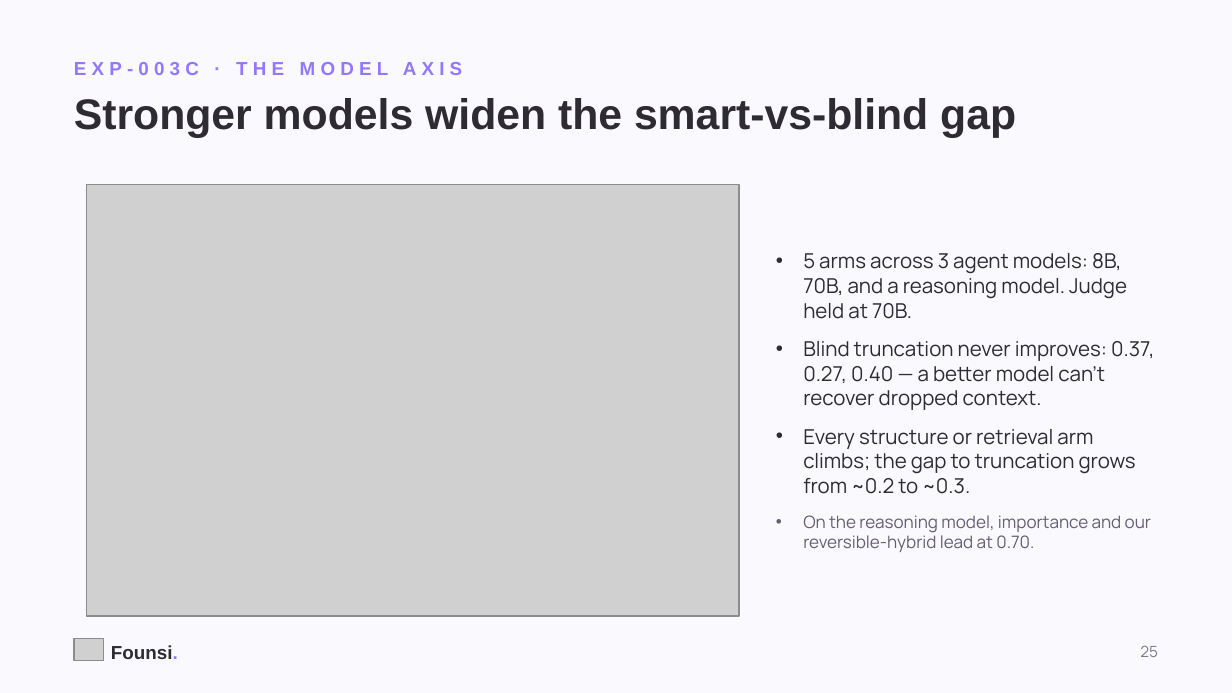
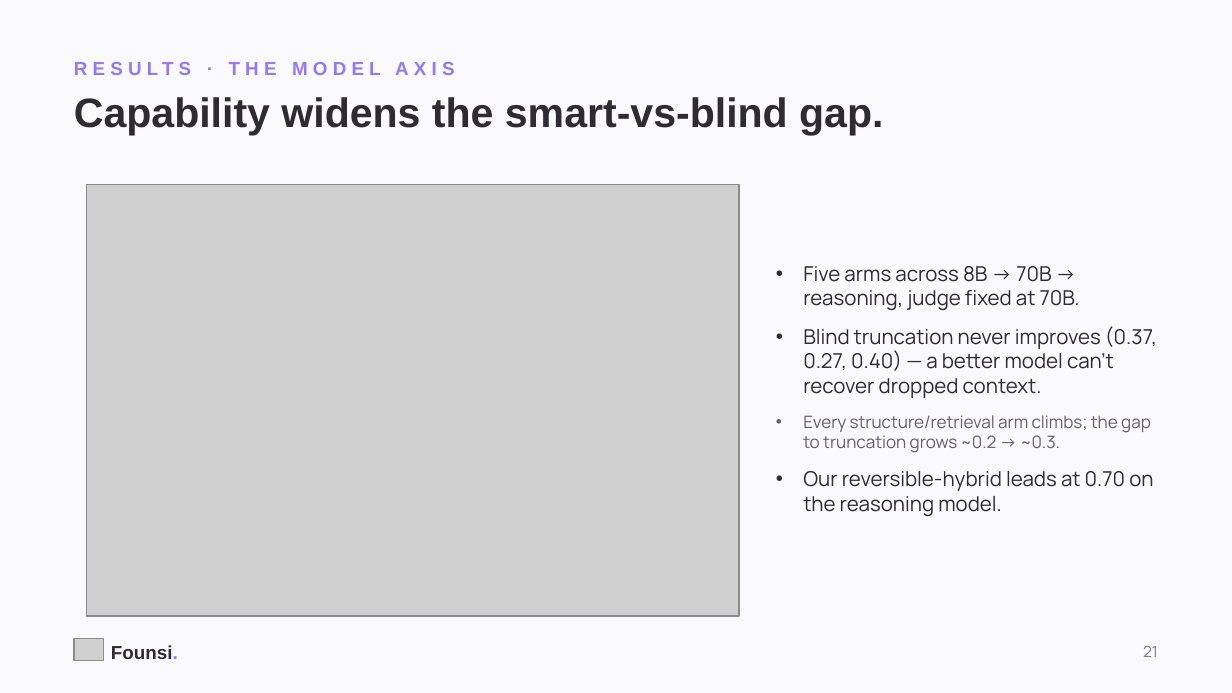
Before and after one commit to kanishkpatel1995/agent-harness, a slide deck: slide 21 of presentation/founsi-context-engineering.pptx (slide 25 before the commit). Drawn at 1232x693 pixels with LibreOffice and Linux fonts; fonts in the diff are those of the drawing; grey boxes stand for pictures. Boxes give left, top, right and bottom in pixels: in the first picture for what was removed or moved away, otherwise in the second. Text is boxed around its words. In the diff, an @@ line names an element or a change of style, - is before the commit and + after.

```diff
--- a/presentation/founsi-context-engineering.pptx
+++ b/presentation/founsi-context-engineering.pptx
@@ text at bbox=[74, 62, 462, 75]: text changed @@
-EXP-003C · THE MODEL AXIS
+RESULTS · THE MODEL AXIS
@@ text at bbox=[74, 97, 883, 135]: text changed; size 25 to 24 pt @@
-Stronger models widen the smart-vs-blind gap
+Capability widens the smart-vs-blind gap.
@@ text at bbox=[803, 266, 1157, 516]: text changed @@
-• 5 arms across 3 agent models: 8B, 70B, and a reasoning model. Judge held at 70B.
-• Blind truncation never improves: 0.37, 0.27, 0.40 — a better model can't recover dropped context.
-• Every structure or retrieval arm climbs; the gap to truncation grows from ~0.2 to ~0.3.
-• On the reasoning model, importance and our reversible-hybrid lead at 0.70.
+• Five arms across 8B → 70B → reasoning, judge fixed at 70B.
+• Blind truncation never improves (0.37, 0.27, 0.40) — a better model can't recover dropped context.
+• Every structure/retrieval arm climbs; the gap to truncation grows ~0.2 → ~0.3.
+• Our reversible-hybrid leads at 0.70 on the reasoning model.
@@ text at bbox=[1143, 646, 1158, 657]: text changed @@
-25
+21
```
Also in this commit, not shown: 15 other slides changed, 24 slides added, 12 slides removed, 1 other file.
